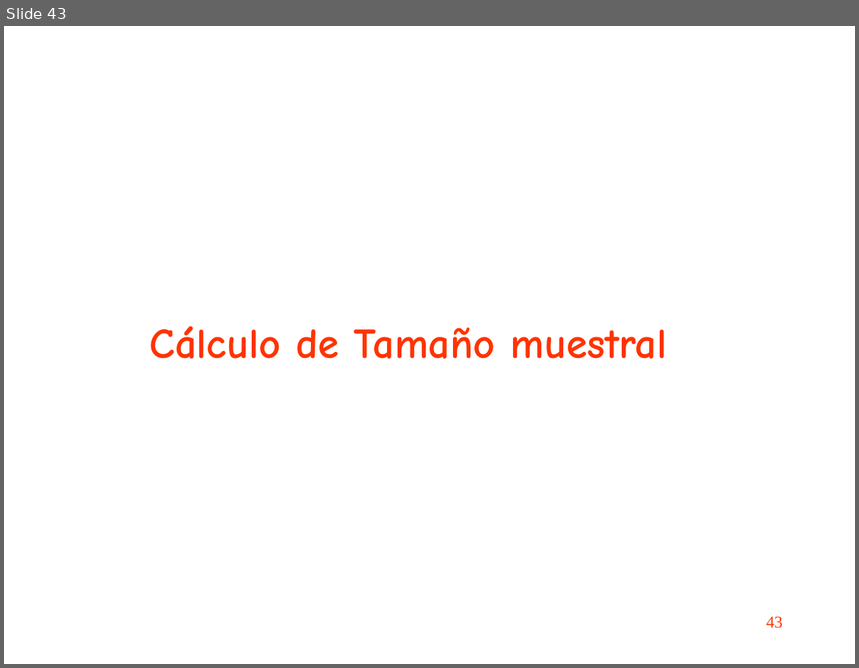
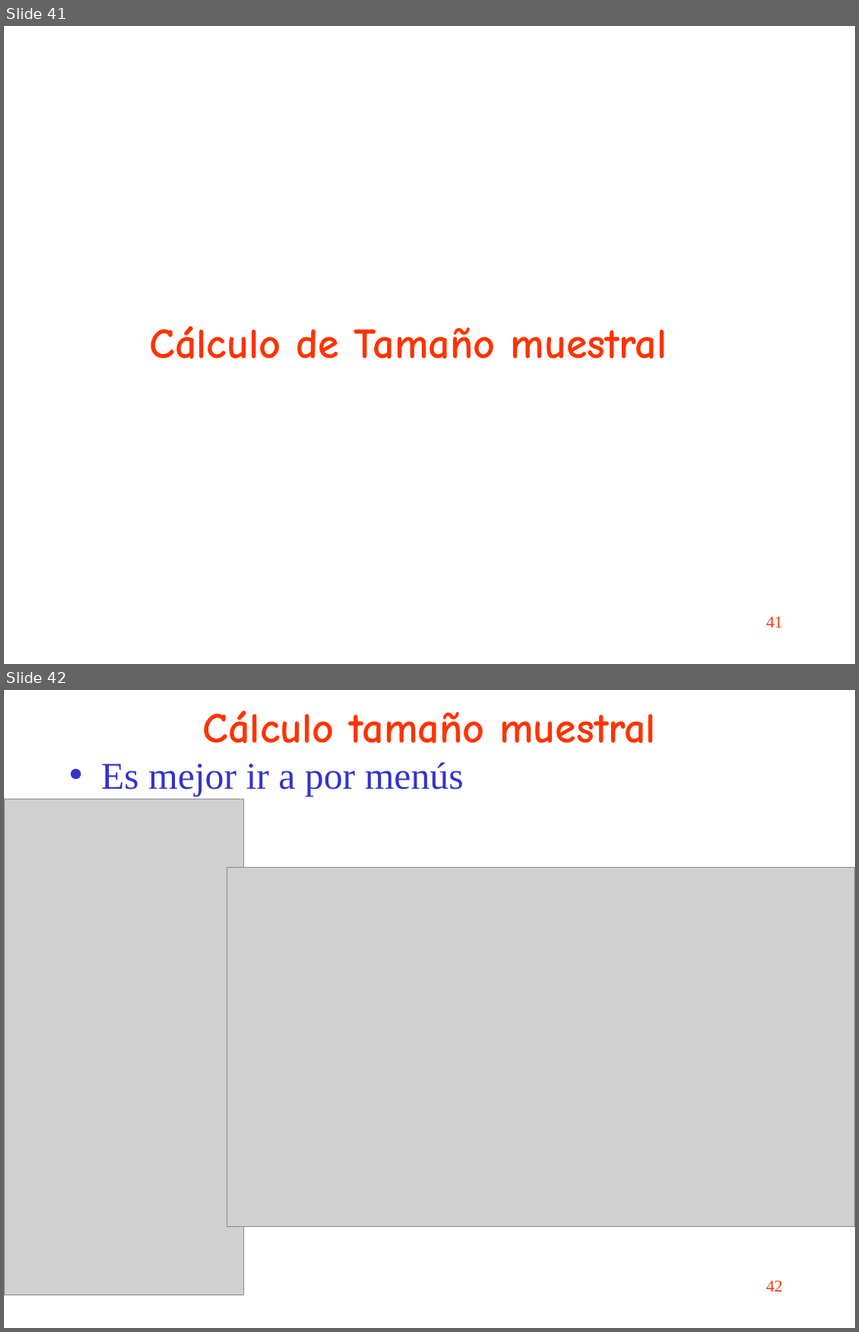
Before and after one commit to uebvhir/Course_Basic_data_analysis_with_Stata, a slide deck: slides/sessio_2_stata_basic.ppt. Shown one above the other, each under a label of ours: slide 43 before the commit, slides 41 and 42 after it. The pictures are 859x668 and 859x1332 pixels, drawn with LibreOffice and Linux fonts; fonts in the diff are those of the drawing; grey boxes stand for pictures. Boxes give left, top, right and bottom in pixels: in the first picture for what was removed or moved away, otherwise in the second. Text is boxed around its words. In the diff, an @@ line names an element or a change of style, - is before the commit and + after.

```diff
--- a/slides/sessio_2_stata_basic.ppt
+++ b/slides/sessio_2_stata_basic.ppt
@@ slide 42 added at bbox=[4, 690, 855, 1328], background #FFFFFF @@
@@ title added at bbox=[203, 711, 656, 743], 36 pt, text #FF3300, bold @@
+Cálculo tamaño muestral
@@ text added at bbox=[101, 762, 464, 796], 32 pt, text #3333CC @@
+• Es mejor ir a por menús
@@ picture added at bbox=[4, 799, 244, 1295] @@
@@ picture added at bbox=[227, 867, 855, 1227] @@
@@ page number added at bbox=[766, 1281, 783, 1292], 14 pt, text #FF3300 @@
+42
@@ what was slide 43 is now slide 41 @@
@@ page number at bbox=[766, 617, 783, 628]: text changed @@
-43
+41
```
Also in this commit, not shown: 18 slides changed, 10 other slides added, 10 slides removed, 1 other file.
